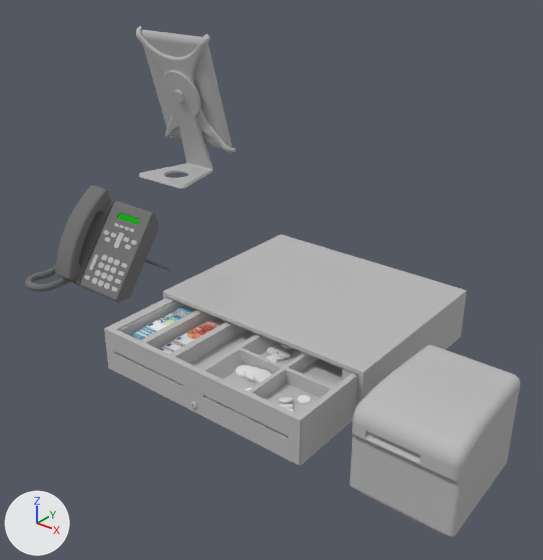
Before and after pictures for a commit that changed the FBX model Assets/ASSET_Scene/magasin_luxe/detailcomptoir.fbx.
Camera for both pictures: a 50 mm lens placed at (-1.186, -1.686, 1.695), pointed at (-1.887, -0.809, 1.152). The lights are fixed; the arrows at lower left show +X, +Y and +Z. The picture after the commit comes second. Where no turn or scale is listed for an object, it has been applied to the vertices.

The older version as bpy lines, for what is in view:
```python
me_mesh = bpy.data.meshes.new('Mesh')
me_mesh.from_pydata(...)  # 708 vertices, 1330 faces; spans x -0.203..0.203, y -0.305..0.165, z 0.0..0.099
# faces by material slot: [1310, 12, 8]
me_mesh.materials.append(mat_empty_material)  # grey #bcbcbc
me_mesh.materials.append(mat_material__1100)  # picture img_20e_jpg
me_mesh.materials.append(mat_material__1112)  # picture img_10e_jpg
me_mesh_001 = bpy.data.meshes.new('Mesh.001')
me_mesh_001.from_pydata(...)  # 713 vertices, 1422 faces; spans x 0.045..0.196, y -0.095..0.095, z 0.099..0.246
me_mesh_001.materials.append(mat_empty_material)  # grey #bcbcbc
me_mesh_033 = bpy.data.meshes.new('Mesh.033')
me_mesh_033.from_pydata(...)  # 320 vertices, 576 faces; spans x -0.014..0.12, y -0.052..0.105, z -0.002..0.013
ob_cash_drawer = bpy.data.objects.new('cash-drawer', me_mesh)
ob_cash_drawer.location = (-1.851, -0.735, 1.016)
ob_cylinder004 = bpy.data.objects.new('Cylinder004', me_mesh_033)
ob_cylinder004.location = (-1.814, -0.964, 1.079)
ob_receipt_printer = bpy.data.objects.new('receipt-printer', me_mesh_001)
ob_receipt_printer.location = (-1.637, -0.928, 0.912)
# also in view: 'Solid1' at (-2.356, -0.801, 1.099); 'tablet-stand' at (-2.272, -0.627, 1.353)
```
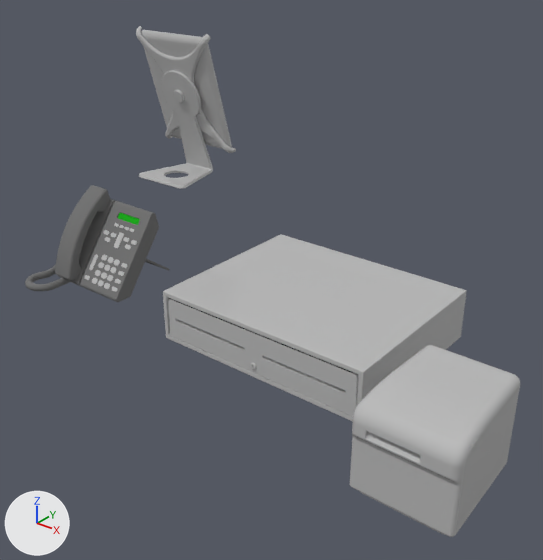
The change, as JSON lines over the scene's bpy script:
```json
{"block": "me_mesh", "where": "# used by ob_cash_drawer; location = (-1.851, -0.735, 1.016)"}
{"op": "remove", "block": "me_mesh", "code": "me_mesh.from_pydata(...)  # 708 vertices, 1330 faces; spans x -0.203..0.203, y -0.305..0.165, z 0.0..0.099"}
{"op": "add", "block": "me_mesh", "code": "me_mesh.from_pydata(...)  # 708 vertices, 1330 faces; spans x -0.203..0.203, y -0.168..0.165, z 0.0..0.099"}
{"block": "me_mesh", "change": "me_mesh part 1: the loose piece of 138 vertices spanning x -0.177..0.186, y -0.294..-0.099, z 0.059..0.086 is moved by (0.0, 0.148, 0.0)"}
{"block": "me_mesh", "change": "me_mesh part 2: the loose piece of 4 vertices spanning x -0.169..-0.13, y -0.243..-0.152, z 0.074 is moved by (0.0, 0.148, 0.0)"}
{"block": "me_mesh", "change": "me_mesh part 3: the loose piece of 4 vertices spanning x -0.108..-0.069, y -0.242..-0.152, z 0.068 is moved by (0.0, 0.148, 0.0)"}
{"block": "me_mesh", "change": "me_mesh part 4: the loose piece of 4 vertices spanning x -0.108..-0.069, y -0.262..-0.171, z 0.068 is moved by (0.0, 0.148, 0.0)"}
{"block": "me_mesh", "change": "me_mesh part 5: the loose piece of 4 vertices spanning x -0.108..-0.069, y -0.28..-0.19, z 0.066 is moved by (0.0, 0.148, 0.0)"}
{"block": "me_mesh", "change": "me_mesh part 6: the loose piece of 4 vertices spanning x -0.108..-0.069, y -0.24..-0.149, z 0.069 is moved by (0.0, 0.148, 0.0)"}
{"block": "me_mesh", "change": "me_mesh part 7: the loose piece of 4 vertices spanning x -0.169..-0.13, y -0.257..-0.166, z 0.073 is moved by (0.0, 0.148, 0.0)"}
{"block": "me_mesh", "change": "me_mesh part 8: the loose piece of 4 vertices spanning x -0.169..-0.13, y -0.268..-0.178, z 0.071 is moved by (0.0, 0.148, 0.0)"}
{"block": "me_mesh", "change": "me_mesh part 9: the loose piece of 4 vertices spanning x -0.169..-0.13, y -0.265..-0.174, z 0.072 is moved by (0.0, 0.148, 0.0)"}
{"block": "me_mesh", "change": "me_mesh part 10: the loose piece of 4 vertices spanning x -0.169..-0.13, y -0.249..-0.158, z 0.073 is moved by (0.0, 0.148, 0.0)"}
{"block": "me_mesh", "change": "me_mesh part 11: 139 of the vertices in x -0.021..0.021, y -0.305..-0.277, z 0.022..0.055 are moved by (0.0, 0.137, 0.0)"}
{"block": "me_mesh", "change": "me_mesh part 12: 27 of the vertices in x 0.173..0.195, y -0.302..-0.277, z 0.015..0.09 are moved by (0.0, 0.137, 0.0)"}
{"block": "me_mesh", "change": "me_mesh part 13: 22 of the vertices in x -0.194..-0.173, y -0.302..-0.277, z 0.016..0.09 are moved by (0.0, 0.137, 0.0)"}
{"block": "me_mesh", "change": "me_mesh part 14: edges marked sharp go from 438 to 441"}
{"block": "me_mesh", "change": "other edits to the shape of me_mesh do not show in these pictures"}
{"op": "set", "path": "ob_cylinder004.location", "old": "(-1.814, -0.964, 1.079)", "new": "(-1.814, -0.821, 1.079)"}
```

Boxes (x1, y1, x2, y2) around the edits, measured in the pictures (543 x 560 px; the box of a moved part takes in the faces that stretch with it):
```json
{"object": "cash-drawer", "change": "reshaped", "before": [104, 234, 467, 466], "after": [163, 234, 467, 422], "on screen": "16% narrower, 19% shorter"}
{"object": "Cylinder004", "change": "moved", "before": [235, 343, 311, 412], "on screen": "not visible afterwards"}
{"part": 1, "of": "me_mesh", "change": "moved or reshaped", "before": [118, 301, 343, 414], "on screen": "not visible afterwards"}
{"part": 2, "of": "me_mesh", "change": "moved or reshaped", "before": [144, 307, 194, 332], "on screen": "not visible afterwards"}
{"part": 3, "of": "me_mesh", "change": "moved or reshaped", "before": [170, 342, 183, 347], "on screen": "not visible afterwards"}
{"part": 4, "of": "me_mesh", "change": "moved or reshaped", "before": [162, 343, 181, 352], "on screen": "not visible afterwards"}
{"part": 5, "of": "me_mesh", "change": "moved or reshaped", "before": [160, 348, 172, 354], "on screen": "not visible afterwards"}
{"part": 6, "of": "me_mesh", "change": "moved or reshaped", "before": [172, 320, 221, 346], "on screen": "not visible afterwards"}
{"part": 7, "of": "me_mesh", "change": "moved or reshaped", "before": [137, 329, 151, 336], "on screen": "not visible afterwards"}
{"part": 8, "of": "me_mesh", "change": "moved or reshaped", "before": [132, 334, 143, 340], "on screen": "not visible afterwards"}
{"part": 9, "of": "me_mesh", "change": "moved or reshaped", "before": [133, 332, 147, 338], "on screen": "not visible afterwards"}
{"part": 10, "of": "me_mesh", "change": "moved or reshaped", "before": [141, 328, 155, 334], "on screen": "not visible afterwards"}
{"part": 11, "of": "me_mesh", "change": "moved or reshaped", "before": [184, 386, 206, 409], "after": [244, 348, 265, 370]}
{"part": 12, "of": "me_mesh", "change": "moved or reshaped", "before": [196, 373, 358, 466], "after": [255, 356, 358, 416]}
{"part": 13, "of": "me_mesh", "change": "moved or reshaped", "before": [104, 298, 300, 462], "after": [168, 298, 357, 417]}
{"part": 14, "of": "me_mesh", "change": "shading changed", "before": [104, 294, 365, 466], "after": [163, 294, 365, 422]}
```
